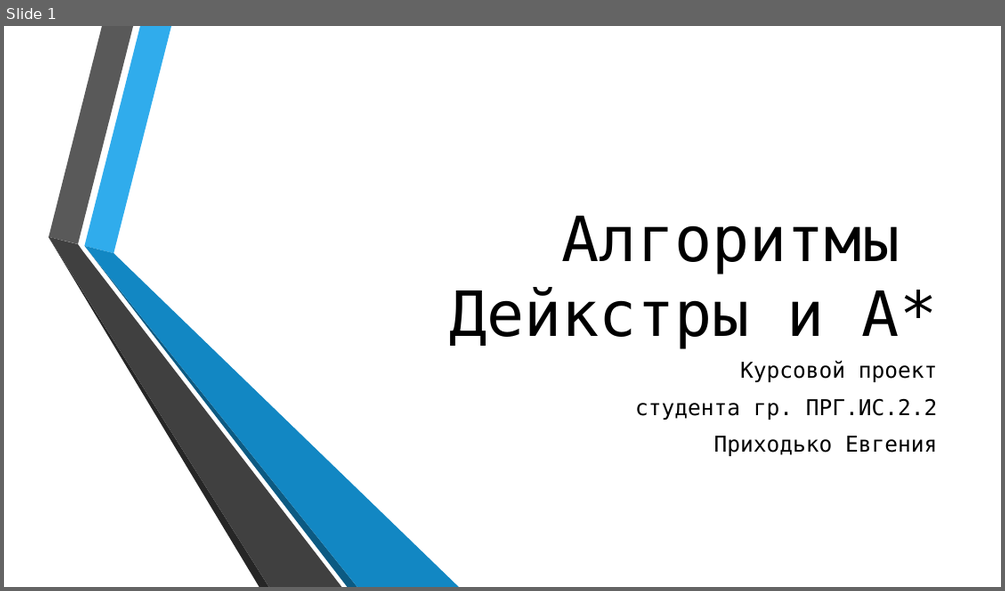
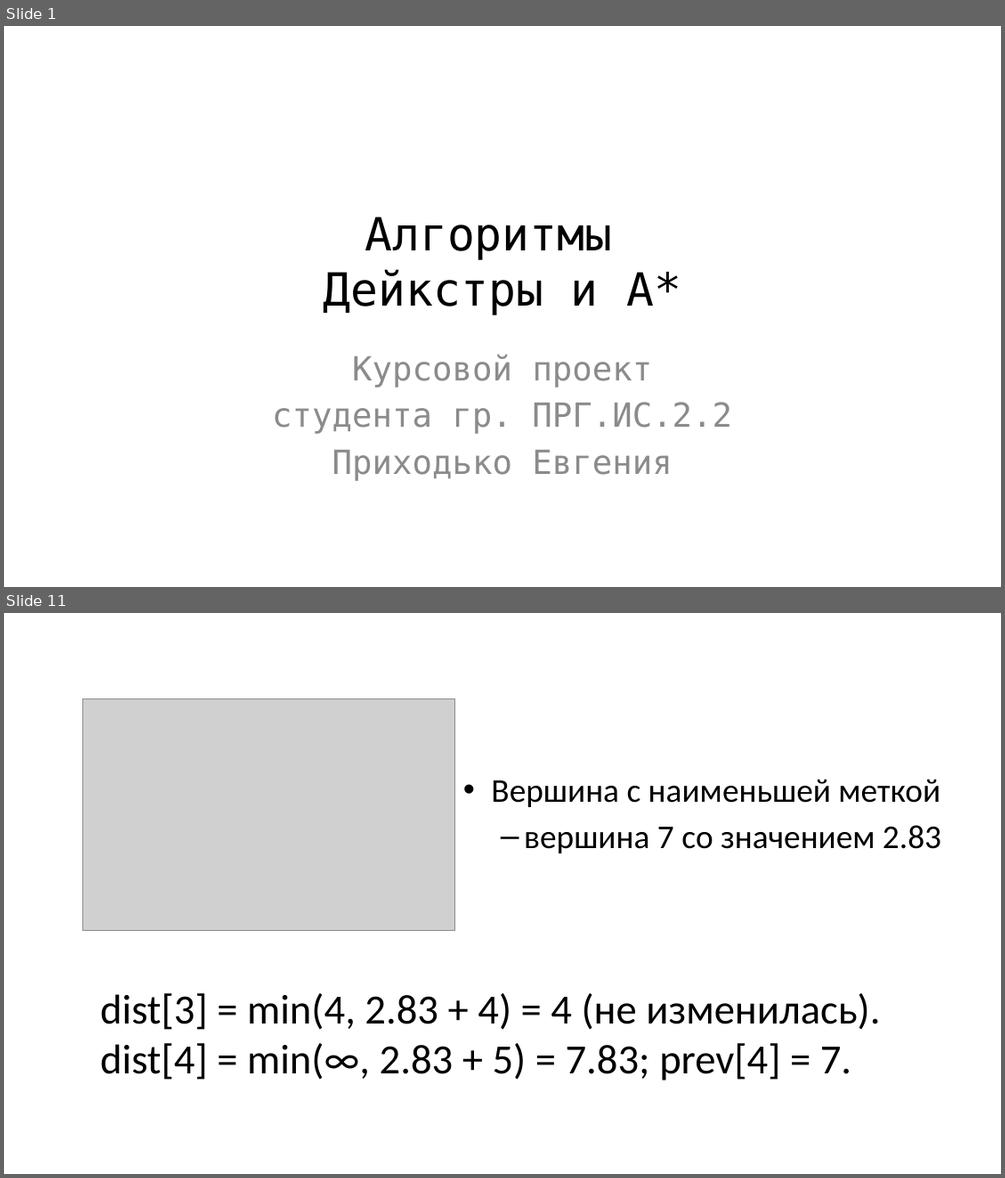
Before and after one commit to Fck-r-sns/Dijkstra-vs-AStar, a slide deck: Презентация.pptx. Shown one above the other, each under a label of ours: slide 1 before the commit, slides 1 and 11 after it; the slides between them are not shown. The pictures are 1005x591 and 1005x1178 pixels, drawn with LibreOffice and Linux fonts; fonts in the diff are those of the drawing; grey boxes stand for pictures; background and template pictures are left out. Boxes give left, top, right and bottom in pixels: in the first picture for what was removed or moved away, otherwise in the second. Text is boxed around its words. In the diff, an @@ line names an element or a change of style, - is before the commit and + after.

```diff
--- a/Презентация.pptx
+++ b/Презентация.pptx
@@ slide 11 added at box(4, 613, 1001, 1174), background #FFFFFF @@
@@ picture added at box(83, 698, 455, 929) @@
@@ text added at box(491, 779, 941, 853), 32 pt, text #000000 @@
+• Вершина с наименьшей меткой
+  – вершина 7 со значением 2.83
@@ text added at box(100, 993, 880, 1080), 40 pt, text #000000 @@
+dist[3] = min(4, 2.83 + 4) = 4 (не изменилась).
+dist[4] = min(∞, 2.83 + 5) = 7.83; prev[4] = 7.
@@ slide 1 changed as well @@
@@ title "Алгоритмы Дейкстры и A*": place and size @@
-title "Алгоритмы Дейкстры и A*" at box(449, 216, 937, 349)
+title "Алгоритмы Дейкстры и A*" at box(324, 216, 681, 315)
@@ title "Алгоритмы Дейкстры и A*" at box(324, 216, 681, 315): size 60 to 44 pt; alignment right to centre; vertical alignment bottom to middle @@
@@ group removed at box(48, 26, 460, 587): 6 freeform shapes @@
@@ subtitle "Курсовой проект": place and size @@
-subtitle "Курсовой проект" at box(635, 360, 938, 456)
+subtitle "Курсовой проект" at box(272, 354, 732, 480)
@@ subtitle "Курсовой проект" at box(272, 354, 732, 480): size 21 to 32 pt, text colour #000000 to #8C8C8C; alignment right to centre; less space between paragraphs @@
```
Also in this commit, not shown: 27 other slides added, 1 slide removed, 16 other files.
